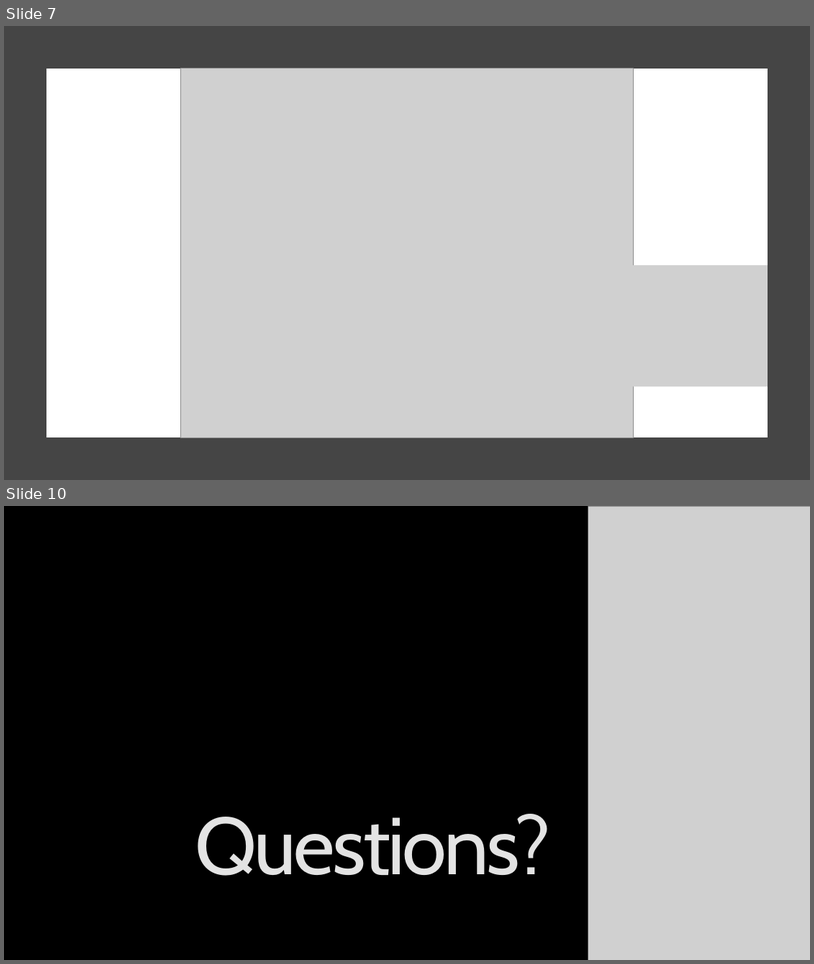
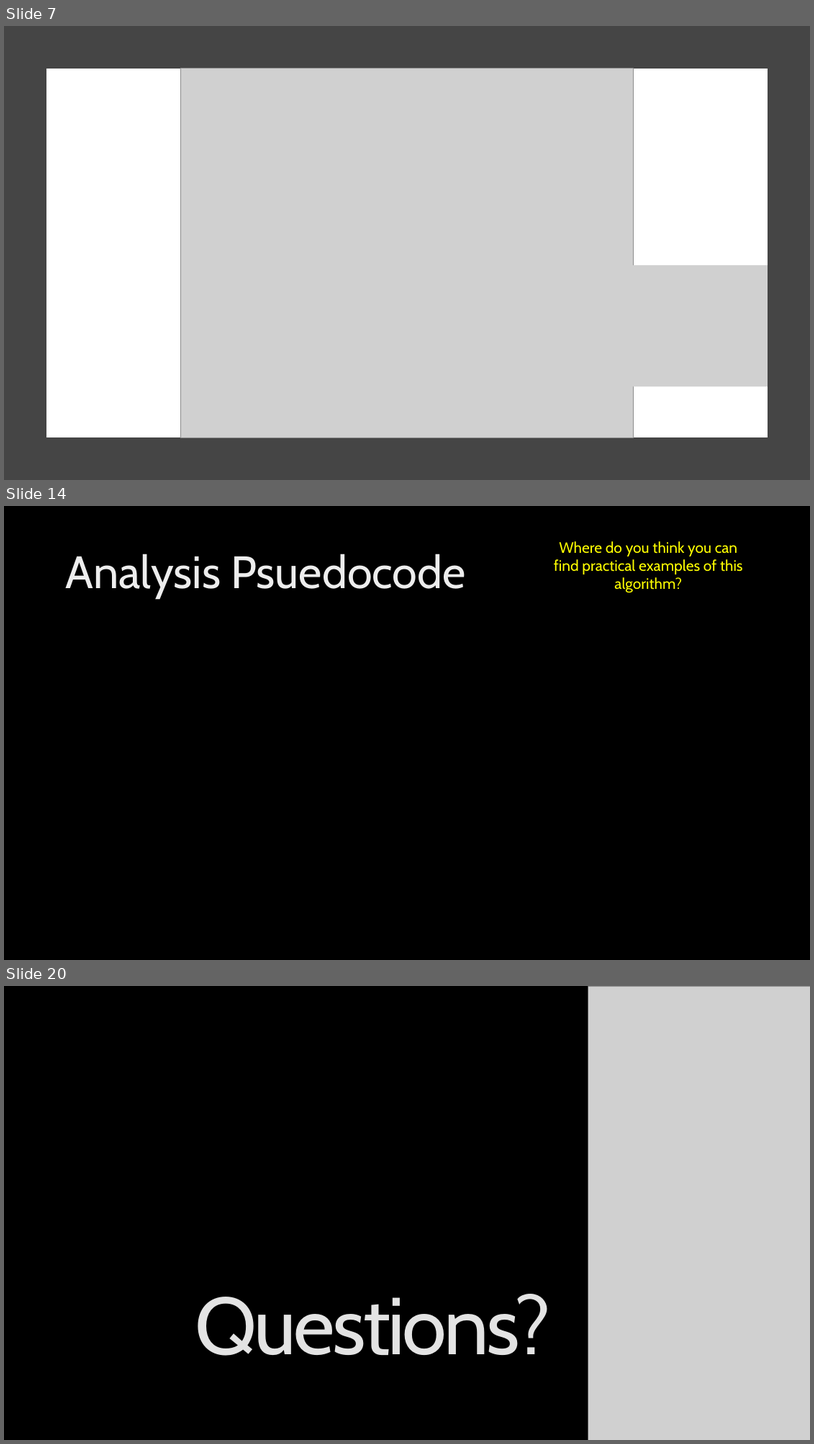
Before and after one commit to Legohead259/OCE2901-Material, a slide deck: presentations/8 - Wave Parameters and Analysis.pptx. Shown one above the other, each under a label of ours: slides 7 and 10 before the commit, slides 7, 14 and 20 after it; the slides between them are not shown. The pictures are 814x964 and 814x1444 pixels, drawn with LibreOffice and Linux fonts; fonts in the diff are those of the drawing; grey boxes stand for pictures; background and template pictures are left out. Boxes give left, top, right and bottom in pixels: in the first picture for what was removed or moved away, otherwise in the second. Text is boxed around its words. In the diff, an @@ line names an element or a change of style, - is before the commit and + after.

```diff
--- a/presentations/8 - Wave Parameters and Analysis.pptx
+++ b/presentations/8 - Wave Parameters and Analysis.pptx
@@ slide 14 added at (x1=4, y1=506, x2=810, y2=960), background picture (left out) @@
@@ text added at (x1=554, y1=541, x2=743, y2=593), 18 pt, text #FFFF00 @@
+Where do you think you can find practical examples of this algorithm?
@@ title added at (x1=65, y1=554, x2=466, y2=599), 54 pt, text gradient #BFBFBF to #EDEDED to #FFFFFF @@
+Analysis Psuedocode
@@ what was slide 10 is now slide 20 @@
```
Also in this commit, not shown: 1 slide changed, 10 other slides added, 1 slide removed, 14 other files.
